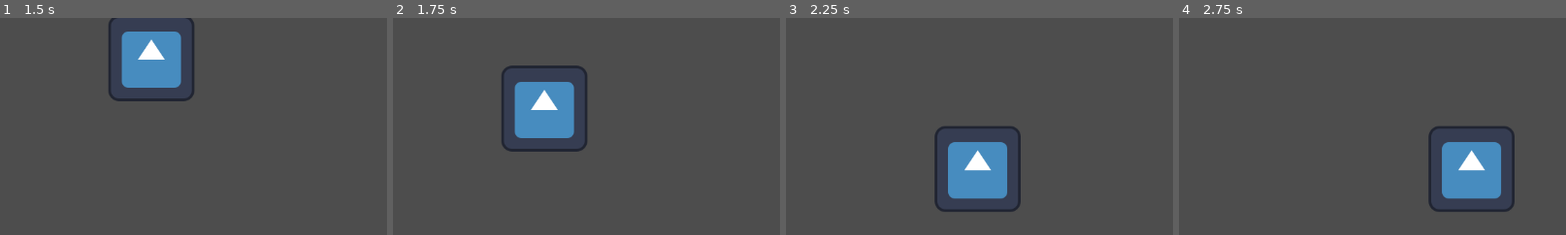
Above: before the commit, frames 1-4 (left to right).
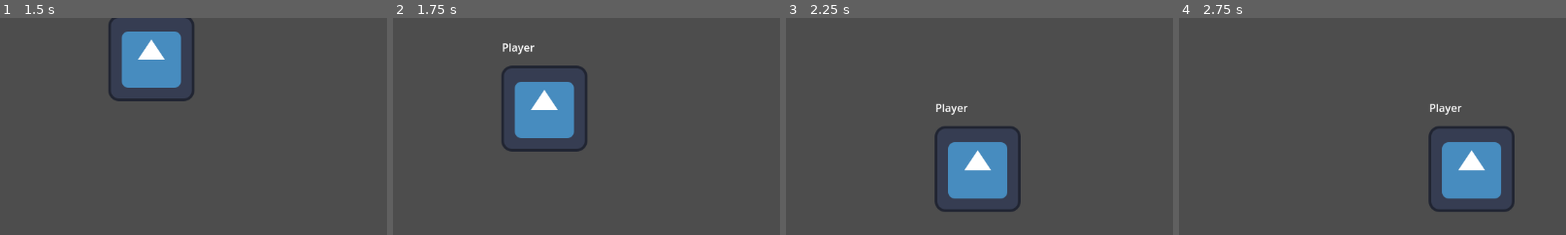
Above: after the commit, the same moments.

Repository: yasmartns/prototipo-multiplayer
Game: Godot game, scene res://player.tscn
Same seed, same stepped clock (60 frames per second), same inputs: the game is played once before the commit and once after it. Before the commit the project has no main scene; this scene is started directly in both runs. The engine's default icon, where the game draws it, is replaced by a stand-in: a white triangle on a blue panel in a dark square.
Inputs:
- Up to frame 1 (1.5 s): tap Enter at 0.5 s; hold Right (ui_right) 0.53-1.28 s; hold Down (ui_down) from 1.28 s (still down)
- Up to frame 2 (1.75 s): keep holding Down (ui_down)
- Up to frame 3 (2.25 s): release Down (ui_down) at 2.03 s; hold Right (ui_right) from 2.03 s (still down)
- Up to frame 4 (2.75 s): keep holding Right (ui_right)
The pictures show only the part of the screen within x 0-50%, y 0-50%; the shares and areas given below are measured in that part.

Frame 1 is identical in both runs. In frame 2, 0.2% of the frame differs, in the area x 28-37%, y 11-17%; in frame 3, 0.2%; in frame 4, 0.2%.

Commit message:
atualizacao player

Diff:
--- a/game.gd
+++ b/game.gd
@@ -1,35 +1,59 @@
 extends Node2D
 
 var peer = ENetMultiplayerPeer.new()
-const PORT = 3333
 const ADDRESS = "127.0.0.1"
+const PORT =  3333
 @onready var log = $Log
 @onready var ui = $MultiplayerUI
-@export var player_scene:PackedScene
+@export var jogador_scene : PackedScene
 
+#Exibir mensagem quando o servidor for criado e exibir mensagens sempre que
+#um usuário se conectar
+#Esconder menu de Multiplayer ao se conectar ou criar servidor com sucesso
+
+#Na função de join, identificar se o jogador conseguiu se conectar. Se não conseguir
+#exibir no log "Falha ao conectar ao servidor"
 func _on_botao_join_pressed() -> void:
 	var resultado = peer.create_client(ADDRESS, PORT)
 
 	if resultado == OK:
 		multiplayer.multiplayer_peer = peer
 		log.text += "Conectado ao servidor! \n"
+		ui.visible = false
 	else:
-		log.text += "Nao foi possivel se conectar! Erro: "+str(resultado)+"\n"
-
+		log.text += "Não foi possivel se conectar! Erro: "+str(resultado)+"\n"
 
 
 func _on_botao_host_pressed() -> void:
 	var resultado = peer.create_server(PORT)
-	multiplayer.multiplayer_peer = peer
-	multiplayer.peer_connected.connect(player_conectado)
+
 	if resultado == OK:
+		multiplayer.multiplayer_peer = peer
+		multiplayer.peer_connected.connect(player_conectado)
 		log.text += "Servidor criado na porta "+str(PORT)+"!\n"
+		ui.visible = false
+		#criar personagem
+		adicionar_jogador(multiplayer.get_unique_id())
+
 	else:
-		log.text += "Erro ao criar servidor! Codigo do erro: "+str(resultado)+"\n"
+		log.text += "Erro ao criar servidor! Código do erro: "+str(resultado) +"\n"
 
+
+#Na função player_conectado realizar uma chamada rpc, para a função atualizar_log
+#Deve rodar o adicionar_jogador
+#Colocar um label no player para exibir o seu número de id
 func player_conectado(id_jogador):
-	log.text += "Cliente "+str(id_jogador)+"conectado ao servidor!\n"
+	log.text += "Cliente "+str(id_jogador)+" conectado ao servidor!\n"
+	#Chamada rpc aqui
+	rpc("atualizar_log", log.text)
+	adicionar_jogador(id_jogador)
 
+func adicionar_jogador(id_jogador):
+	var novo_jogador = jogador_scene.instantiate()
+	novo_jogador.name = str(id_jogador)
+	add_child(novo_jogador)
+
+#Criar a função atualizar_log em que recebe o log.text do servidor e modifica o próprio log
 @rpc("any_peer", "call_local", "reliable")
 func atualizar_log(novo_log):
-	log.text + novo_log
+	log.text = novo_log
--- a/game.tscn
+++ b/game.tscn
@@ -1,7 +1,6 @@
-[gd_scene load_steps=5 format=3 uid="uid://c65lh1ugi65xi"]
+[gd_scene load_steps=4 format=3 uid="uid://c65lh1ugi65xi"]
 
 [ext_resource type="Script" path="res://game.gd" id="1_ycoo8"]
-[ext_resource type="PackedScene" uid="uid://b2pgqiqeuj7b5" path="res://player.tscn" id="2_omwha"]
 
 [sub_resource type="Theme" id="Theme_q1uly"]
 Label/font_sizes/font_size = 42
@@ -11,7 +10,6 @@
 
 [node name="Game" type="Node2D"]
 script = ExtResource("1_ycoo8")
-player_scene = ExtResource("2_omwha")
 
 [node name="MultiplayerUI" type="Control" parent="."]
 layout_mode = 3
--- a/player.gd
+++ b/player.gd
@@ -1,19 +1,22 @@
 extends CharacterBody2D
 
+const SPEED = 300.0
+@onready var rotulo_nome = $NomeJogador
 
-const SPEED = 300.0
-
+func _ready() -> void:
+	rotulo_nome.text = self.name
 
 func _physics_process(delta: float) -> void:
-	var direction_x := Input.get_axis("ui_left", "ui_right")
-	if direction_x:
-		velocity.x = direction_x * SPEED
+	var direction_horizontal := Input.get_axis("ui_left", "ui_right")
+	if direction_horizontal:
+		velocity.x = direction_horizontal * SPEED
 	else:
 		velocity.x = move_toward(velocity.x, 0, SPEED)
 
-	var direction_y := Input.get_axis("ui_up", "ui_down")
-	if direction_y:
-		velocity.y = direction_y * SPEED
+
+	var direction_vertical := Input.get_axis("ui_up", "ui_down")
+	if direction_vertical:
+		velocity.y = direction_vertical * SPEED
 	else:
 		velocity.y = move_toward(velocity.y, 0, SPEED)
 
--- a/player.tscn
+++ b/player.tscn
@@ -15,3 +15,9 @@
 [node name="CollisionShape2D" type="CollisionShape2D" parent="."]
 position = Vector2(2, 0)
 shape = SubResource("RectangleShape2D_itwtw")
+
+[node name="NomeJogador" type="Label" parent="."]
+offset_left = -63.0
+offset_top = -103.0
+offset_right = 66.0
+offset_bottom = -70.0
--- a/project.godot
+++ b/project.godot
@@ -11,6 +11,7 @@
 [application]
 
 config/name="prototipo-multiplayer"
+run/main_scene="res://game.tscn"
 config/features=PackedStringArray("4.3", "Mobile")
 config/icon="res://icon.svg"
 
